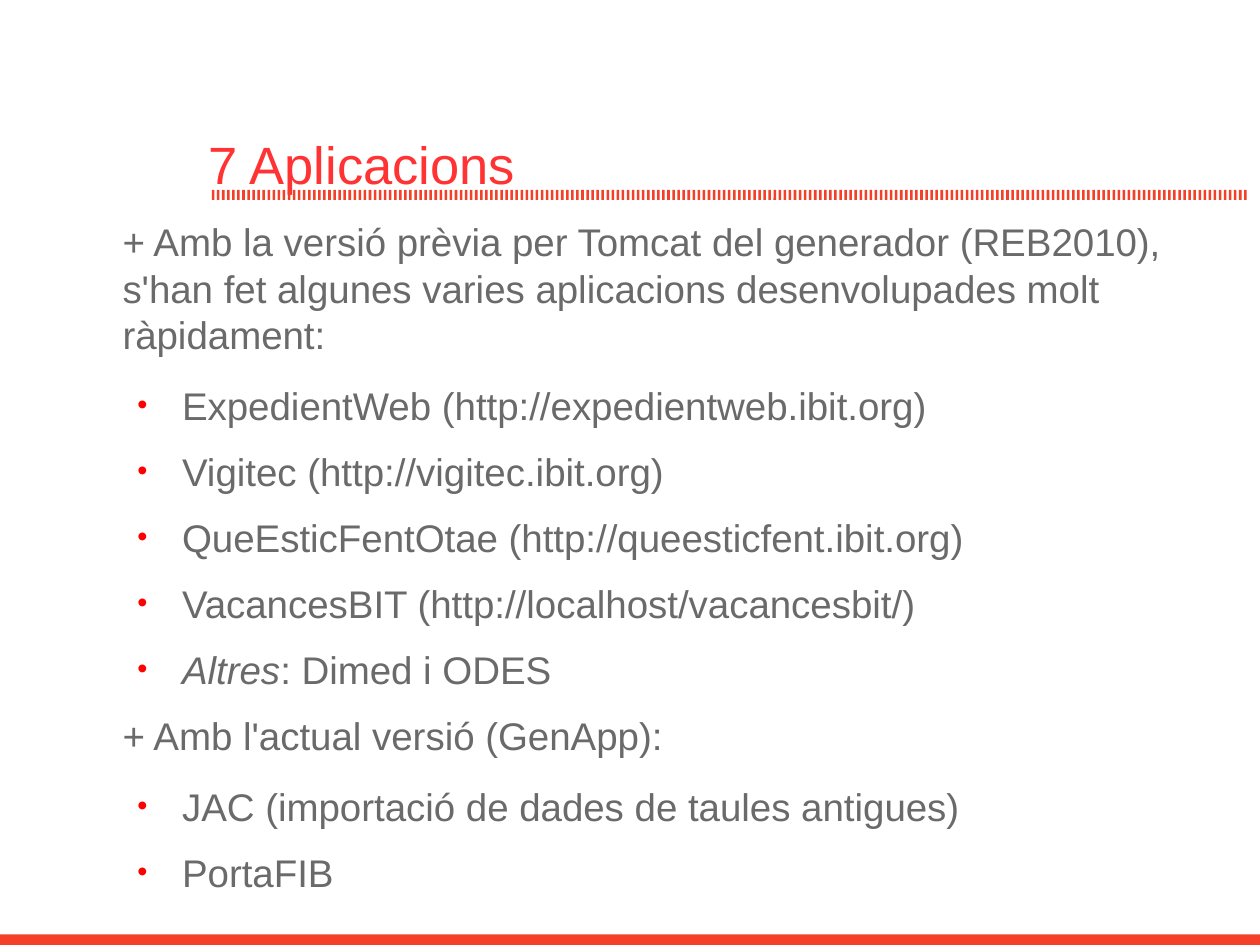
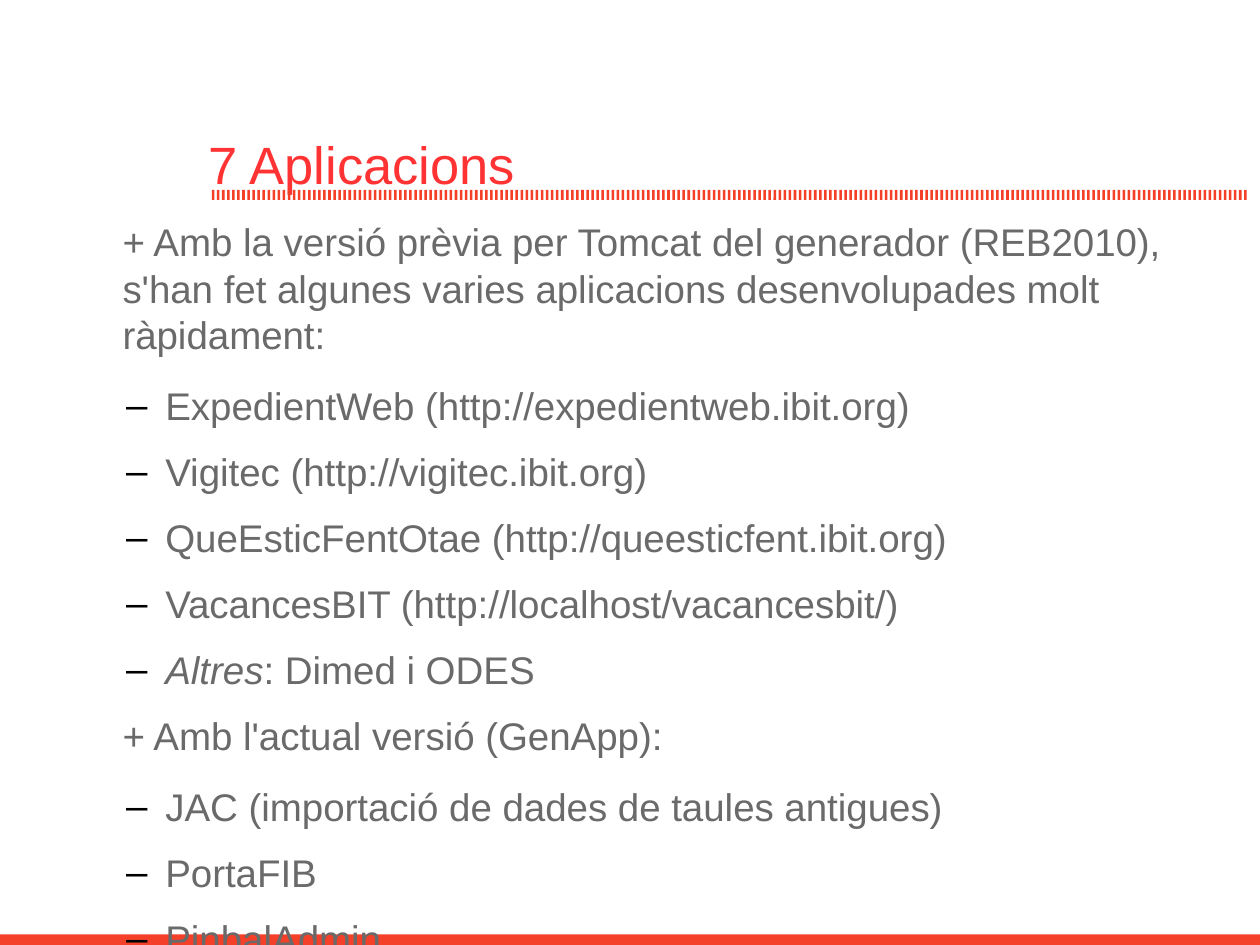
Before and after one commit to GovernIB/genapp, a slide deck: slide 16 of genapp-core/branches/genapp-1.0/doc/genapp.odp. Drawn at 1260x945 pixels with LibreOffice and Linux fonts; fonts in the diff are those of the drawing; background and template pictures are left out. Boxes give left, top, right and bottom in pixels: in the first picture for what was removed or moved away, otherwise in the second. Text is boxed around its words. In the diff, an @@ line names an element or a change of style, - is before the commit and + after.

```diff
--- a/genapp-core/branches/genapp-1.0/doc/genapp.odp
+++ b/genapp-core/branches/genapp-1.0/doc/genapp.odp
@@ text at bbox=[123, 227, 1161, 888]: paragraph added @@
+  – PinbalAdmin
@@ text at bbox=[165, 392, 947, 888]: bullet • to –; bullet colour #FF0000 to #000000 @@
```
Also in this commit, not shown: 8 other slides changed, 1 other file.
